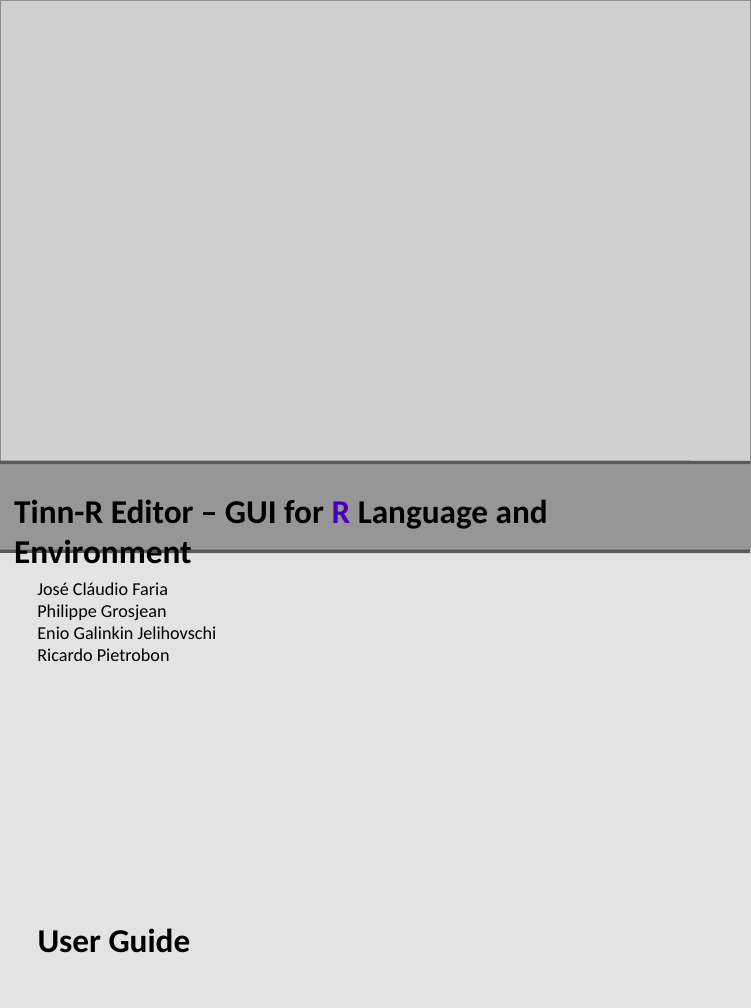
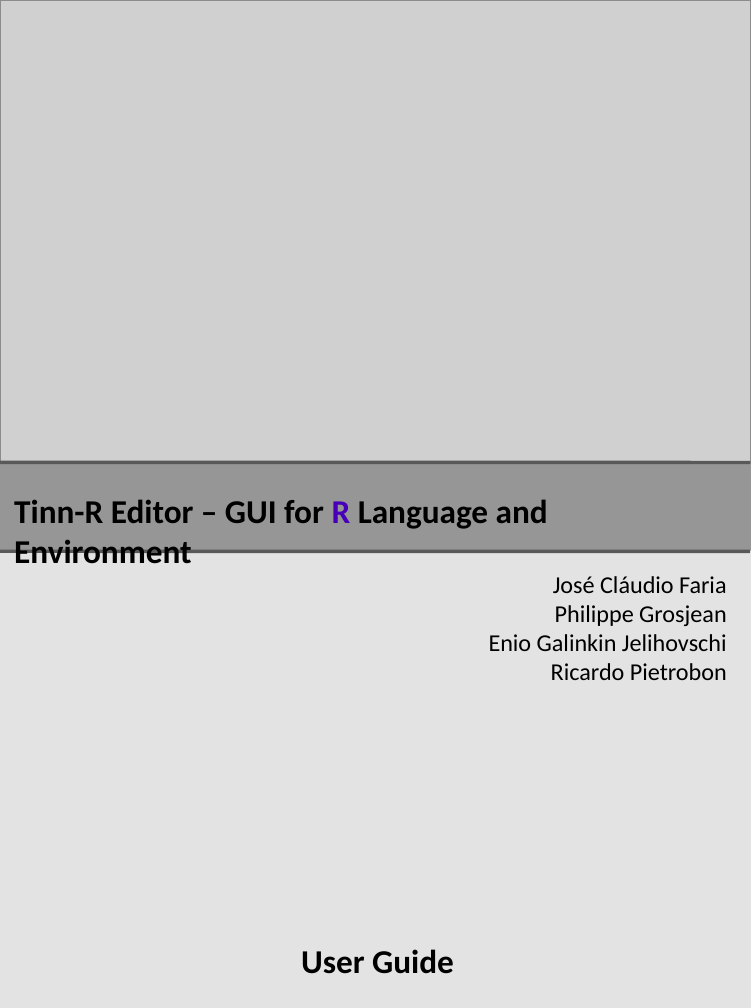
Before and after one commit to jcfaria/Tinn-R-doc, a slide deck: slide 1 of cover_ug/res/frontCover.odp. Drawn at 751x1008 pixels with LibreOffice and Linux fonts; fonts in the diff are those of the drawing; grey boxes stand for pictures. Boxes give left, top, right and bottom in pixels: in the first picture for what was removed or moved away, otherwise in the second. Text is boxed around its words. In the diff, an @@ line names an element or a change of style, - is before the commit and + after.

```diff
--- a/cover_ug/res/frontCover.odp
+++ b/cover_ug/res/frontCover.odp
@@ text "José Cláudio Faria Philippe Grosjean ...": place and size @@
-text "José Cláudio Faria Philippe Grosjean ..." at (37, 582, 217, 661)
+text "José Cláudio Faria Philippe Grosjean ..." at (489, 576, 727, 680)
@@ text "José Cláudio Faria Philippe Grosjean ..." at (489, 576, 727, 680): size 12 to 16 pt; alignment left to right @@
@@ text "User Guide": place and size @@
-text "User Guide" at (38, 928, 191, 953)
+text "User Guide" at (301, 949, 454, 974)
@@ text "User Guide" at (301, 949, 454, 974): alignment left to centre @@
```
Also in this commit, not shown: 34 other files.
